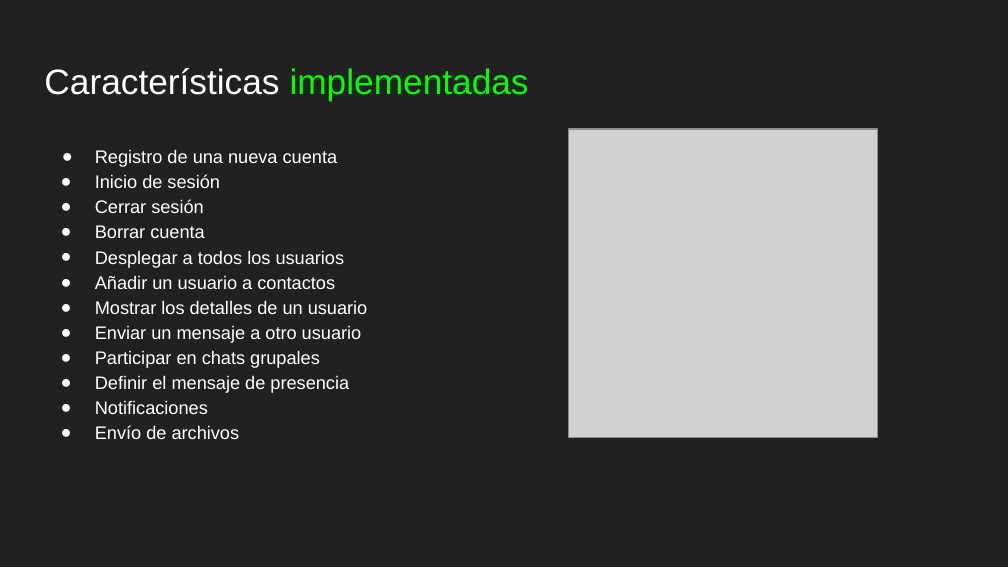
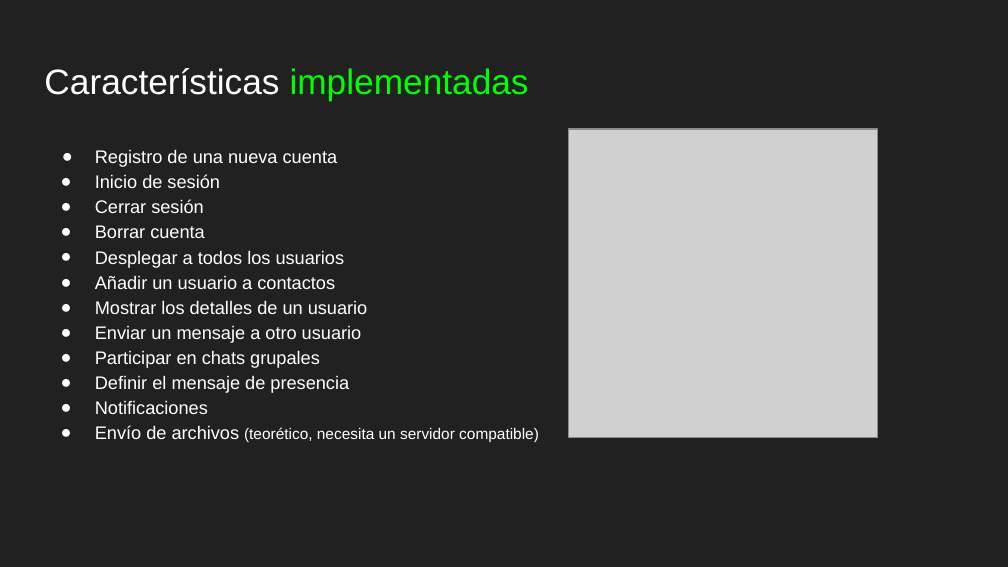
Before and after one commit to PingMaster99/NetworksFirstProject, a slide deck: slide 2 of Proyecto I XMPP.pptx. Drawn at 1008x567 pixels with LibreOffice and Linux fonts; fonts in the diff are those of the drawing; grey boxes stand for pictures. Boxes give left, top, right and bottom in pixels: in the first picture for what was removed or moved away, otherwise in the second. Text is boxed around its words. In the diff, an @@ line names an element or a change of style, - is before the commit and + after.

Commit message:
UPDATE: Presentation

```diff
--- a/Proyecto I XMPP.pptx
+++ b/Proyecto I XMPP.pptx
@@ text at (95, 425, 539, 443): text changed; size 13 to 11 pt @@
-● Envío de archivos
+● Envío de archivos (teorético, necesita un servidor compatible)
```
Also in this commit, not shown: 1 other slide changed, 3 slides added.
